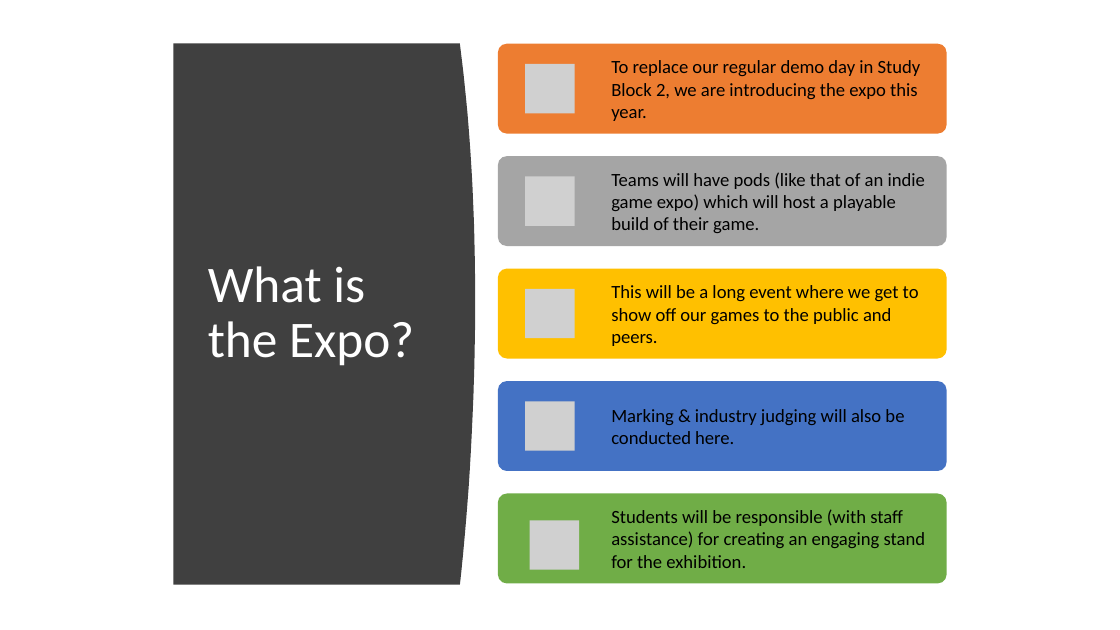
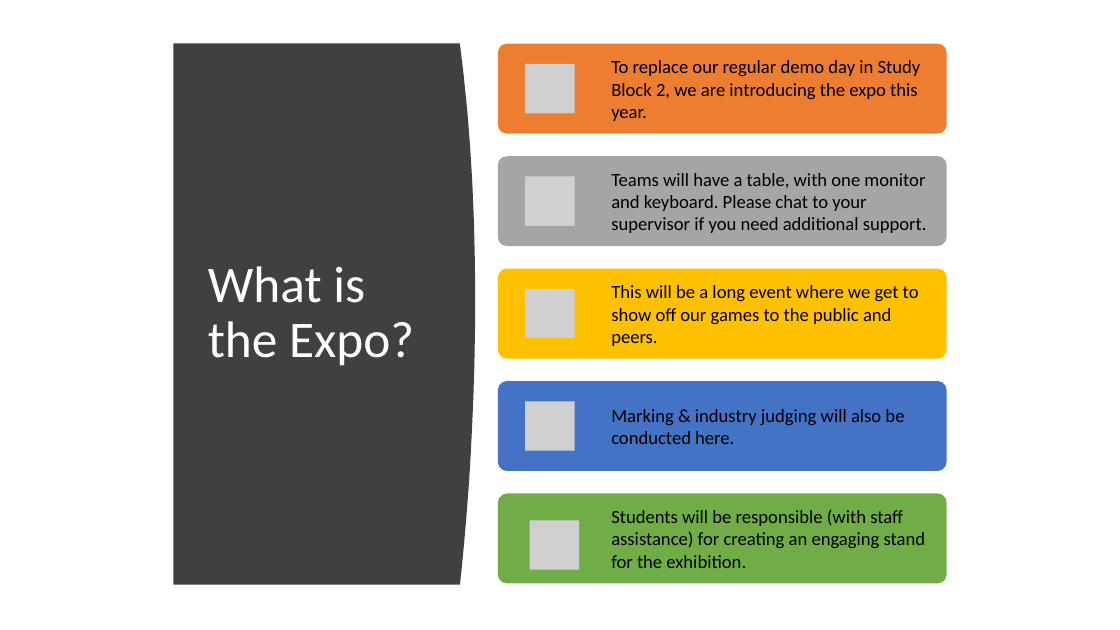
Before and after one commit to Falmouth-Games-Academy/ba-course-materials, a slide deck: slide 3 of GAM130/01/Expo announcement Deck REVISED.pptx. Drawn at 1120x630 pixels with LibreOffice and Linux fonts; fonts in the diff are those of the drawing; grey boxes stand for pictures. Boxes give left, top, right and bottom in pixels: in the first picture for what was removed or moved away, otherwise in the second. Text is boxed around its words. In the diff, an @@ line names an element or a change of style, - is before the commit and + after.

```diff
--- a/GAM130/01/Expo announcement Deck REVISED.pptx
+++ b/GAM130/01/Expo announcement Deck REVISED.pptx
@@ text at [611,173,927,233]: text changed @@
-Teams will have pods (like that of an indie game expo) which will host a playable build of their game.
+Teams will have a table, with one monitor and keyboard. Please chat to your supervisor if you need additional support.
```
Also in this commit, not shown: 1 slide removed, 1 other file.
